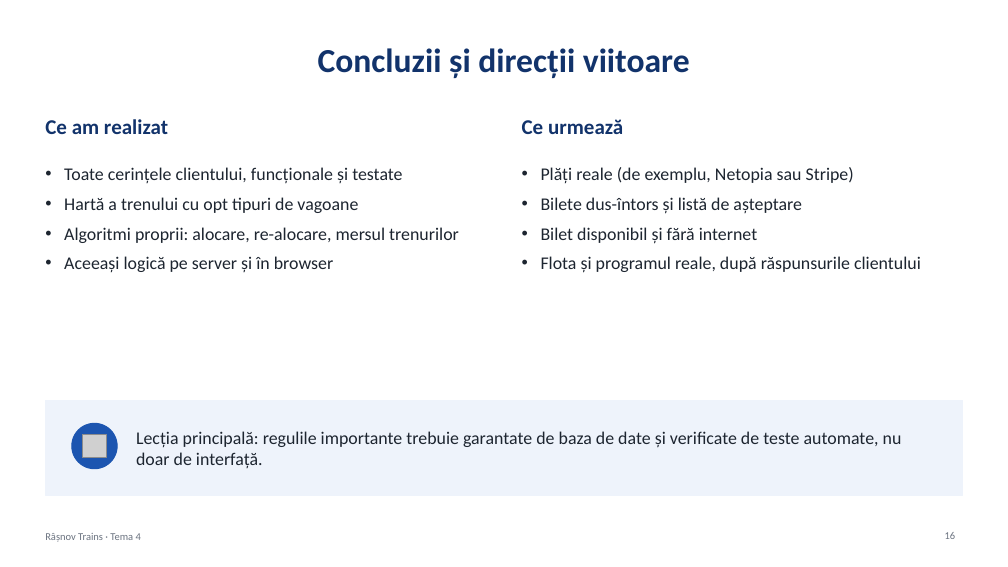
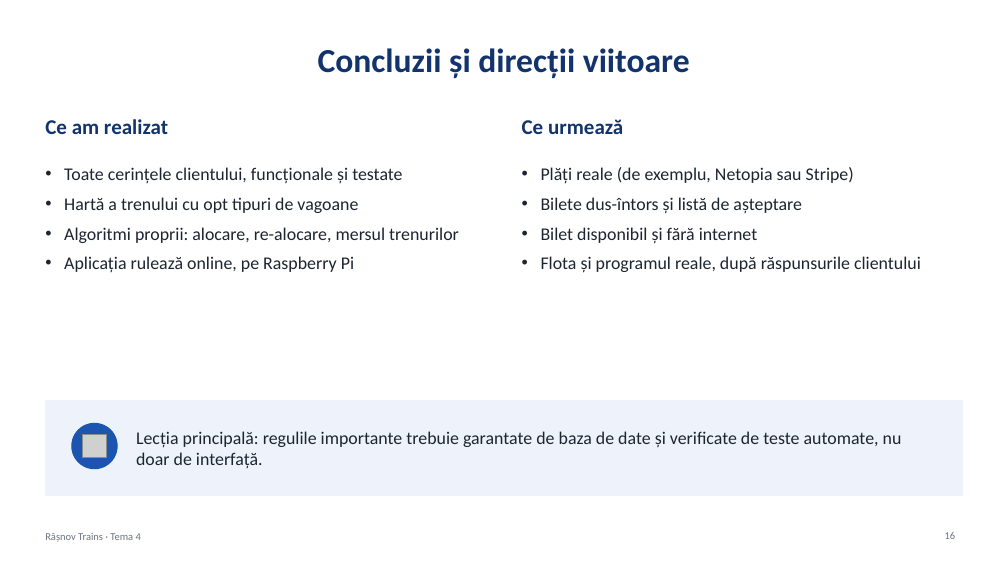
Before and after one commit to JohnBenson00/ProiectPA, a slide deck: slide 16 of docs/Prezentare_Tema4_RasnovTrains_DRAFT-WIP.pptx. Drawn at 1008x567 pixels with LibreOffice and Linux fonts; fonts in the diff are those of the drawing; grey boxes stand for pictures. Boxes give left, top, right and bottom in pixels: in the first picture for what was removed or moved away, otherwise in the second. Text is boxed around its words. In the diff, an @@ line names an element or a change of style, - is before the commit and + after.

```diff
--- a/docs/Prezentare_Tema4_RasnovTrains_DRAFT-WIP.pptx
+++ b/docs/Prezentare_Tema4_RasnovTrains_DRAFT-WIP.pptx
@@ text at (64, 256, 354, 272): text changed @@
-• Aceeași logică pe server și în browser
+• Aplicația rulează online, pe Raspberry Pi
```
Also in this commit, not shown: 2 other slides changed, 1 slide added, 1 slide removed, 2 other files.
